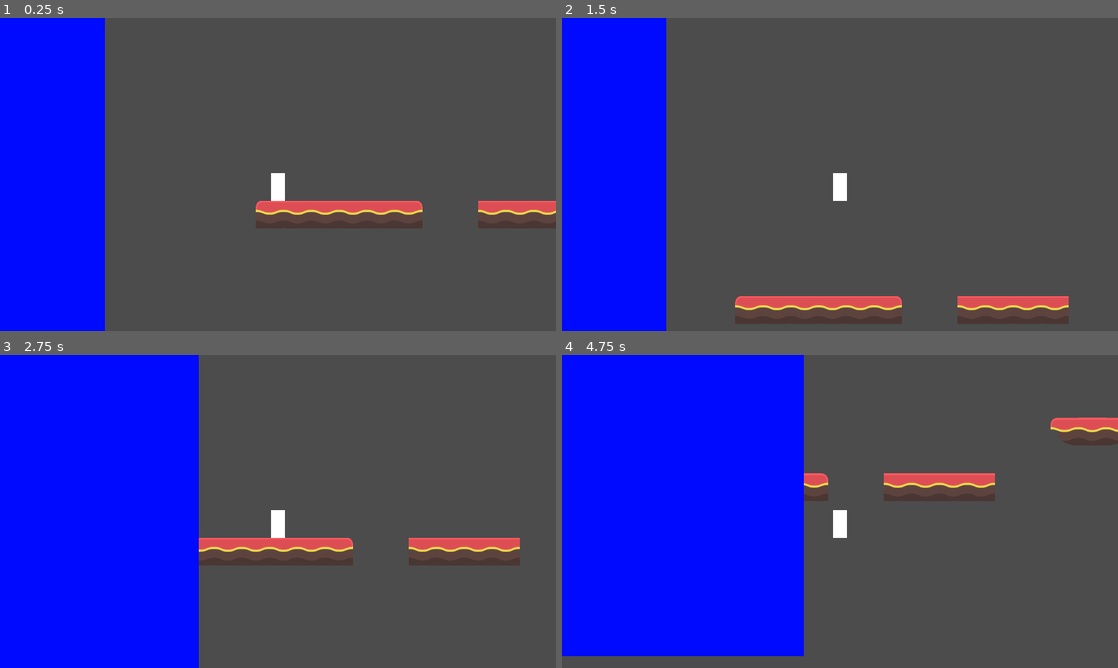
Above: before the commit, frames 1-4 (two rows, left to right).
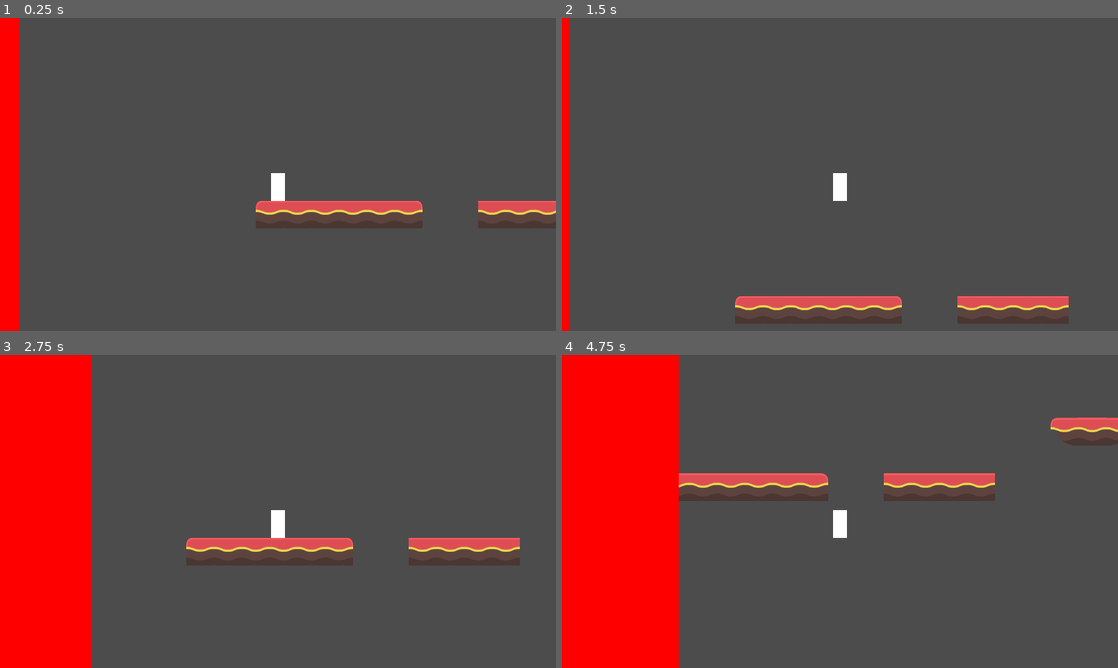
Above: after the commit, the same moments.

Repository: jonahshader/back5_platformer_unit3
Game: Godot game, scene res://Prototype_Level_Layout.tscn
Two runs of this game, one before a commit and one after it. Both use one fixed random seed, a clock stepped at 60 frames per second and the inputs below. This scene is started directly instead of the project's main scene.
Inputs:
- Up to frame 1 (0.25 s): no input
- Up to frame 2 (1.5 s): hold Right (move_right) from 0.53 s (still down); tap Space (jump) at 0.77 s
- Up to frame 3 (2.75 s): tap Space (jump) at 1.52 s; release Right (move_right) at 2.03 s; hold Left (move_left) from 2.03 s (still down)
- Up to frame 4 (4.75 s): release Left (move_left) at 2.78 s; hold Right (move_right) 2.78-4.28 s; tap Space (jump) at 3.02, 3.77, 4.52 s; hold Left (move_left) from 4.28 s (still down)

The runs differ from the first frame. In frame 1, 19% of the frame differs, in the area x 0-19%, y 0-100%; in frame 2, 19%; in frame 3, 36%; in frame 4, 43%, in the area x 0-44%, y 0-100%.

Commit message:
death_wall
Made a death_wall scene that makes the level reset when the player collides with it.

Diff:
--- a/Prototype_Level_Layout.tscn
+++ b/Prototype_Level_Layout.tscn
@@ -8,6 +8,7 @@
 
 [node name="Player" parent="." instance=ExtResource( 1 )]
 position = Vector2( 51.2359, 1020.76 )
+collision_mask = 3
 
 [node name="TileMap" parent="." instance=ExtResource( 2 )]
 tile_data = PoolIntArray( 458841, 0, 8, 458844, 0, 4, 458859, 0, 4, 524360, 0, 1, 524361, 0, 2, 524362, 0, 3, 524380, 0 …(4762 unchanged characters)…
@@ -25,5 +26,6 @@
 }
 
 [node name="Death_Wall" parent="." instance=ExtResource( 3 )]
-position = Vector2( -1664, 564 )
-speed = 150
+position = Vector2( -3137.11, 354.463 )
+collision_layer = 2
+speed = 130
--- a/scenes/Main.tscn
+++ b/scenes/Main.tscn
@@ -6,3 +6,4 @@
 
 [node name="Player" parent="." instance=ExtResource( 1 )]
 position = Vector2( 97, 84 )
+collision_mask = 3
--- a/scenes/Safehouse.tscn
+++ b/scenes/Safehouse.tscn
@@ -7,6 +7,9 @@
 
 [node name="Safehouse" type="Area2D"]
 script = ExtResource( 1 )
+__meta__ = {
+"_edit_group_": true
+}
 
 [node name="ColorRect" type="ColorRect" parent="."]
 margin_left = -40.0
--- a/scenes/objects/Death_Wall.gd
+++ b/scenes/objects/Death_Wall.gd
@@ -1,11 +1,9 @@
 extends Area2D
 
 export var speed = 300
-var vel = Vector2()
 
 func _process(delta):
 	position.x += delta * speed
 
-
 func _on_Death_Wall_body_entered(body):
-	pass # Replace with function body.
+	get_tree().reload_current_scene()
--- a/scenes/objects/Death_Wall.tscn
+++ b/scenes/objects/Death_Wall.tscn
@@ -6,18 +6,26 @@
 extents = Vector2( 640, 880 )
 
 [node name="Death_Wall" type="Area2D"]
+scale = Vector2( 2, 3 )
+collision_layer = 3
+collision_mask = 2
 script = ExtResource( 1 )
+__meta__ = {
+"_edit_group_": true
+}
+speed = 100
 
 [node name="ColorRect" type="ColorRect" parent="."]
 margin_top = -880.0
 margin_right = 1280.0
 margin_bottom = 880.0
-color = Color( 0, 0.0392157, 1, 1 )
+color = Color( 1, 0, 0, 1 )
 __meta__ = {
 "_edit_use_anchors_": false
 }
 
 [node name="CollisionShape2D" type="CollisionShape2D" parent="."]
+light_mask = 2
 position = Vector2( 640, 0 )
 shape = SubResource( 1 )
 
